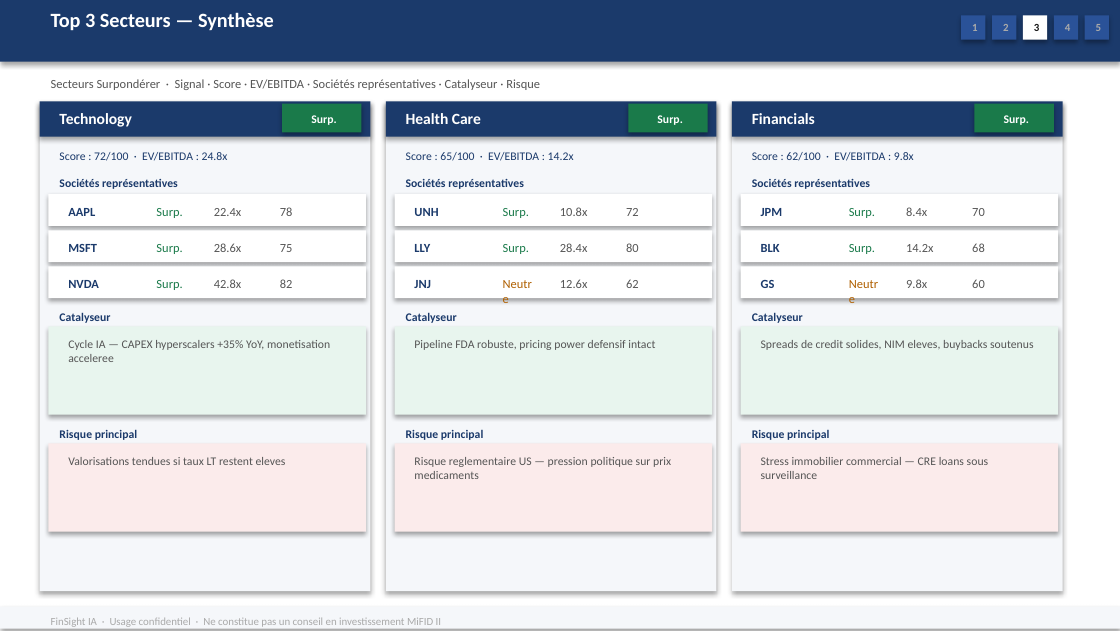
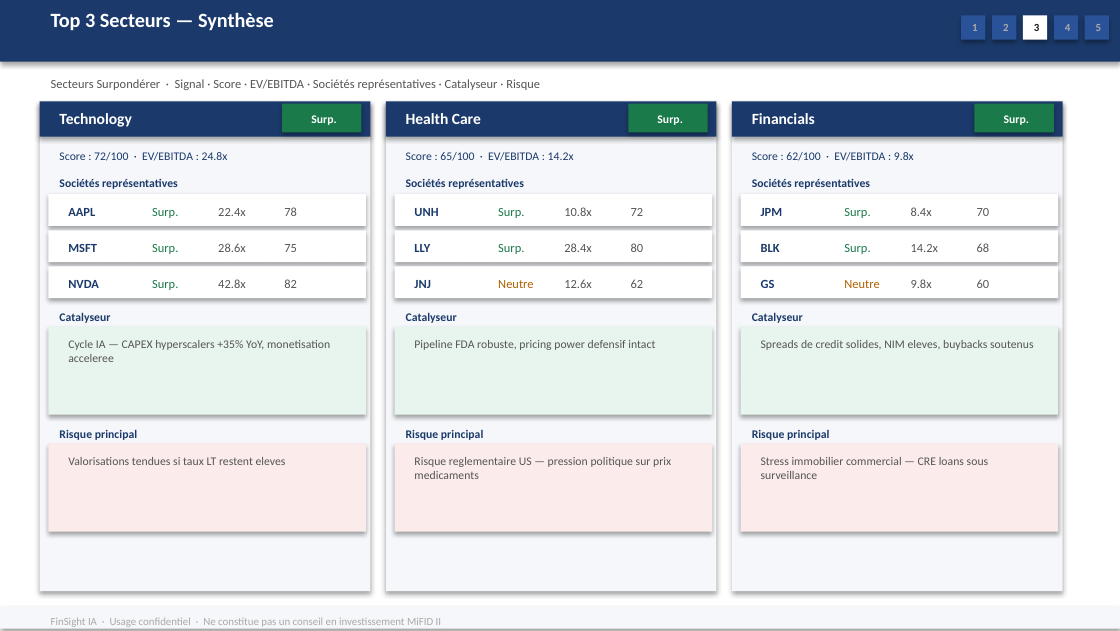
Before and after one commit to baptistejeh07-art/finsight-ia, a slide deck: slide 13 of preview/indice_DAX40/indice_DAX40.pptx. Drawn at 1120x631 pixels with LibreOffice and Linux fonts; fonts in the diff are those of the drawing. Boxes give left, top, right and bottom in pixels: in the first picture for what was removed or moved away, otherwise in the second. Text is boxed around its words. In the diff, an @@ line names an element or a change of style, - is before the commit and + after.

```diff
--- a/preview/indice_DAX40/indice_DAX40.pptx
+++ b/preview/indice_DAX40/indice_DAX40.pptx
@@ text "Surp.": place and size @@
-text "Surp." at bbox=[156, 208, 182, 218]
+text "Surp." at bbox=[152, 208, 178, 218]
@@ text "Surp.": place and size @@
-text "Surp." at bbox=[503, 208, 529, 218]
+text "Surp." at bbox=[498, 208, 524, 218]
@@ text "Surp.": place and size @@
-text "Surp." at bbox=[849, 208, 875, 218]
+text "Surp." at bbox=[844, 208, 870, 218]
@@ text "Surp.": place and size @@
-text "Surp." at bbox=[156, 244, 182, 254]
+text "Surp." at bbox=[152, 244, 178, 254]
@@ text "Surp.": place and size @@
-text "Surp." at bbox=[503, 244, 529, 254]
+text "Surp." at bbox=[498, 244, 524, 254]
@@ text "Surp.": place and size @@
-text "Surp." at bbox=[849, 244, 875, 254]
+text "Surp." at bbox=[844, 244, 870, 254]
@@ text "Surp.": place and size @@
-text "Surp." at bbox=[156, 280, 182, 290]
+text "Surp." at bbox=[152, 280, 178, 290]
@@ text "Neutre" rewrapped from bbox=[492, 271, 549, 296] to bbox=[498, 280, 533, 288] @@
@@ text "Neutre" rewrapped from bbox=[838, 271, 895, 296] to bbox=[844, 280, 879, 288] @@
@@ 18 texts: place and size @@
-18 texts at bbox=[214, 207, 985, 288]
+18 texts at bbox=[218, 207, 990, 288]
```
Also in this commit, not shown: 1 other file.
